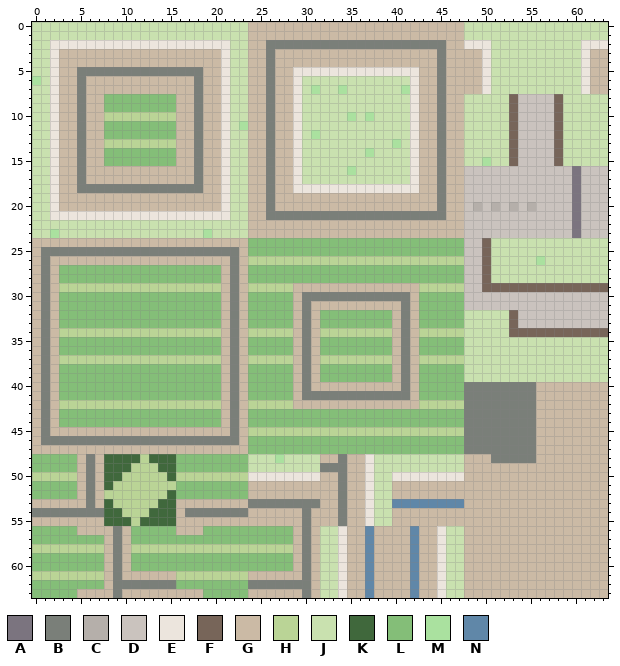
Edited in one commit: pixel-art sprite (res/tiles_act2p2.png). Above is the file before it was changed.
The file is 64x64 pixels.
Palette (. is transparent): A #7b747f  B #7a7f79  C #b5afaa  D #cac3be  E #ece5dd  F #776559  G #cbbaa5  H #bad496  J #c9e1af  K #40683c  L #84be78  M #aae19f  N #6087a8
Pixels before, first column x 0:
 0 JJJJJJJJJJJJJJJJJJJJJJJJGGGGGGGGGGGGGGGGGGGGGGGGJJJJJJJJJJJJJJJJ
 1 JJJJJJJJJJJJJJJJJJJJJJJJGGGGGGGGGGGGGGGGGGGGGGGGJJJJJJJJJJJJJJJJ
 2 JJEEEEEEEEEEEEEEEEEEEEJJGGBBBBBBBBBBBBBBBBBBBBGGEEEJJJJJJJJJJEEE
 3 JJEGGGGGGGGGGGGGGGGGGEJJGGBGGGGGGGGGGGGGGGGGGBGGGGEJJJJJJJJJJEGG
 4 JJEGGGGGGGGGGGGGGGGGGEJJGGBGGGGGGGGGGGGGGGGGGBGGGGEJJJJJJJJJJEGG
 5 JJEGGBBBBBBBBBBBBBBGGEJJGGBGGEEEEEEEEEEEEEEGGBGGGGEJJJJJJJJJJEGG
 6 MJEGGBGGGGGGGGGGGGBGGEJJGGBGGEJJJJJJJJJJJJEGGBGGGGEJJJJJJJJJJEGG
 7 JJEGGBGGGGGGGGGGGGBGGEJJGGBGGEJMJJMJJJJJJMEGGBGGGGEJJJJJJJJJJEGG
 8 JJEGGBGGLLLLLLLLGGBGGEJJGGBGGEJJJJJJJJJJJJEGGBGGJJJJJFDDDDFJJJJJ
 9 JJEGGBGGLLLLLLLLGGBGGEJJGGBGGEJJJJJJJJJJJJEGGBGGJJJJJFDDDDFJJJJJ
10 JJEGGBGGHHHHHHHHGGBGGEJJGGBGGEJJJJJMJMJJJJEGGBGGJJJJJFDDDDFJJJJJ
11 JJEGGBGGLLLLLLLLGGBGGEJMGGBGGEJJJJJJJJJJJJEGGBGGJJJJJFDDDDFJJJJJ
12 JJEGGBGGLLLLLLLLGGBGGEJJGGBGGEJMJJJJJJJJJJEGGBGGJJJJJFDDDDFJJJJJ
13 JJEGGBGGHHHHHHHHGGBGGEJJGGBGGEJJJJJJJJJJMJEGGBGGJJJJJFDDDDFJJJJJ
14 JJEGGBGGLLLLLLLLGGBGGEJJGGBGGEJJJJJJJMJJJJEGGBGGJJJJJFDDDDFJJJJJ
15 JJEGGBGGLLLLLLLLGGBGGEJJGGBGGEJJJJJJJJJJJJEGGBGGJJMJJFDDDDFJJJJJ
16 JJEGGBGGGGGGGGGGGGBGGEJJGGBGGEJJJJJMJJJJJJEGGBGGDDDDDDDDDDDDADDD
17 JJEGGBGGGGGGGGGGGGBGGEJJGGBGGEJJJJJJJJJJJJEGGBGGDDDDDDDDDDDDADDD
18 JJEGGBBBBBBBBBBBBBBGGEJJGGBGGEEEEEEEEEEEEEEGGBGGDDDDDDDDDDDDADDD
19 JJEGGGGGGGGGGGGGGGGGGEJJGGBGGGGGGGGGGGGGGGGGGBGGDDDDDDDDDDDDADDD
20 JJEGGGGGGGGGGGGGGGGGGEJJGGBGGGGGGGGGGGGGGGGGGBGGDCDCDCDCDDDDADDD
21 JJEEEEEEEEEEEEEEEEEEEEJJGGBBBBBBBBBBBBBBBBBBBBGGDDDDDDDDDDDDADDD
22 JJJJJJJJJJJJJJJJJJJJJJJJGGGGGGGGGGGGGGGGGGGGGGGGDDDDDDDDDDDDADDD
23 JJMJJJJJJJJJJJJJJJJMJJJJGGGGGGGGGGGGGGGGGGGGGGGGDDDDDDDDDDDDADDD
24 GGGGGGGGGGGGGGGGGGGGGGGGLLLLLLLLLLLLLLLLLLLLLLLLDDFJJJJJJJJJJJJJ
25 GBBBBBBBBBBBBBBBBBBBBBBGLLLLLLLLLLLLLLLLLLLLLLLLDDFJJJJJJJJJJJJJ
26 GBGGGGGGGGGGGGGGGGGGGGBGHHHHHHHHHHHHHHHHHHHHHHHHDDFJJJJJMJJJJJJJ
27 GBGLLLLLLLLLLLLLLLLLLGBGLLLLLLLLLLLLLLLLLLLLLLLLDDFJJJJJJJJJJJJJ
28 GBGLLLLLLLLLLLLLLLLLLGBGLLLLLLLLLLLLLLLLLLLLLLLLDDFJJJJJJJJJJJJJ
29 GBGHHHHHHHHHHHHHHHHHHGBGHHHHHGGGGGGGGGGGGGGHHHHHDDFFFFFFFFFFFFFF
30 GBGLLLLLLLLLLLLLLLLLLGBGLLLLLGBBBBBBBBBBBBGLLLLLDDDDDDDDDDDDDDDD
31 GBGLLLLLLLLLLLLLLLLLLGBGLLLLLGBGGGGGGGGGGBGLLLLLDDDDDDDDDDDDDDDD
32 GBGLLLLLLLLLLLLLLLLLLGBGLLLLLGBGLLLLLLLLGBGLLLLLJJJJJFDDDDDDDDDD
33 GBGLLLLLLLLLLLLLLLLLLGBGLLLLLGBGLLLLLLLLGBGLLLLLJJJJJFDDDDDDDDDD
34 GBGHHHHHHHHHHHHHHHHHHGBGHHHHHGBGHHHHHHHHGBGHHHHHJJJJJFFFFFFFFFFF
35 GBGLLLLLLLLLLLLLLLLLLGBGLLLLLGBGLLLLLLLLGBGLLLLLJJJJJJJJJJJJJJJJ
36 GBGLLLLLLLLLLLLLLLLLLGBGLLLLLGBGLLLLLLLLGBGLLLLLJJJJJJJJJJJJJJJJ
37 GBGHHHHHHHHHHHHHHHHHHGBGHHHHHGBGHHHHHHHHGBGHHHHHJJJJJJJJJJJJJJJJ
38 GBGLLLLLLLLLLLLLLLLLLGBGLLLLLGBGLLLLLLLLGBGLLLLLJJJJJJJJJJJJJJJJ
39 GBGLLLLLLLLLLLLLLLLLLGBGLLLLLGBGLLLLLLLLGBGLLLLLJJJJJJJJJJJJJJJJ
40 GBGLLLLLLLLLLLLLLLLLLGBGLLLLLGBGGGGGGGGGGBGLLLLLBBBBBBBBGGGGGGGG
41 GBGLLLLLLLLLLLLLLLLLLGBGLLLLLGBBBBBBBBBBBBGLLLLLBBBBBBBBGGGGGGGG
42 GBGHHHHHHHHHHHHHHHHHHGBGHHHHHGGGGGGGGGGGGGGHHHHHBBBBBBBBGGGGGGGG
43 GBGLLLLLLLLLLLLLLLLLLGBGLLLLLLLLLLLLLLLLLLLLLLLLBBBBBBBBGGGGGGGG
44 GBGLLLLLLLLLLLLLLLLLLGBGLLLLLLLLLLLLLLLLLLLLLLLLBBBBBBBBGGGGGGGG
45 GBGGGGGGGGGGGGGGGGGGGGBGHHHHHHHHHHHHHHHHHHHHHHHHBBBBBBBBGGGGGGGG
46 GBBBBBBBBBBBBBBBBBBBBBBGLLLLLLLLLLLLLLLLLLLLLLLLBBBBBBBBGGGGGGGG
47 GGGGGGGGGGGGGGGGGGGGGGGGLLLLLLLLLLLLLLLLLLLLLLLLBBBBBBBBGGGGGGGG
48 LLLLLGBGKKKKHKKKLLLLLLLLJJJMJJJJGGBGGEJJJJJJJJJJGGGBBBBBGGGGGGGG
49 LLLLLGBGKKKHHHKKLLLLLLLLJJJJJJJJBBBGGEJJJJJJJJJJGGGGGGGGGGGGGGGG
50 HHHHHGBGKKHHHHHKHHHHHHHHEEEEEEEEGGBGGEJJEEEEEEEEGGGGGGGGGGGGGGGG
51 LLLLLGBGKHHHHHHHLLLLLLLLGGGGGGGGGGBGGEJJGGGGGGGGGGGGGGGGGGGGGGGG
52 LLLLLGBGHHHHHHHKLLLLLLLLGGGGGGGGGGBGGEJJGGGGGGGGGGGGGGGGGGGGGGGG
53 GGGGGGBGKHHHHHKKGGGGGGGGBBBBBBBBGGBGGEJJNNNNNNNNGGGGGGGGGGGGGGGG
54 BBBBBBBBKKHHHKKKGBBBBBBBGGGGGGBGGGBGGEJJGGGGGGGGGGGGGGGGGGGGGGGG
55 GGGGGGGGKKKHKKKKGGGGGGGGGGGGGGBGGGBGGEJJGGGGGGGGGGGGGGGGGGGGGGGG
56 LLLLLGGGGBGLLLLLGGGLLLLLLLLLLGBGJJEGGNGGGGNGGEJJGGGGGGGGGGGGGGGG
57 LLLLLLLLGBGLLLLLLLLLLLLLLLLLLGBGJJEGGNGGGGNGGEJJGGGGGGGGGGGGGGGG
58 HHHHHHHHGBGHHHHHHHHHHHHHHHHHHGBGJJEGGNGGGGNGGEJJGGGGGGGGGGGGGGGG
59 LLLLLLLLGBGLLLLLLLLLLLLLLLLLLGBGJJEGGNGGGGNGGEJJGGGGGGGGGGGGGGGG
60 LLLLLLLLGBGLLLLLLLLLLLLLLLLLLGBGJJEGGNGGGGNGGEJJGGGGGGGGGGGGGGGG
61 HHHHHHHHGBGGGGGGHHHHHHHHGGGGGGBGJJEGGNGGGGNGGEJJGGGGGGGGGGGGGGGG
62 LLLLLLLLGBBBBBBBLLLLLLLLBBBBBBBGJJEGGNGGGGNGGEJJGGGGGGGGGGGGGGGG
63 LLLLLGGGGBGGGGGGGGGLLLLLGGGGGGBGJJEGGNGGGGNGGEJJGGGGGGGGGGGGGGGG
Now the later version:
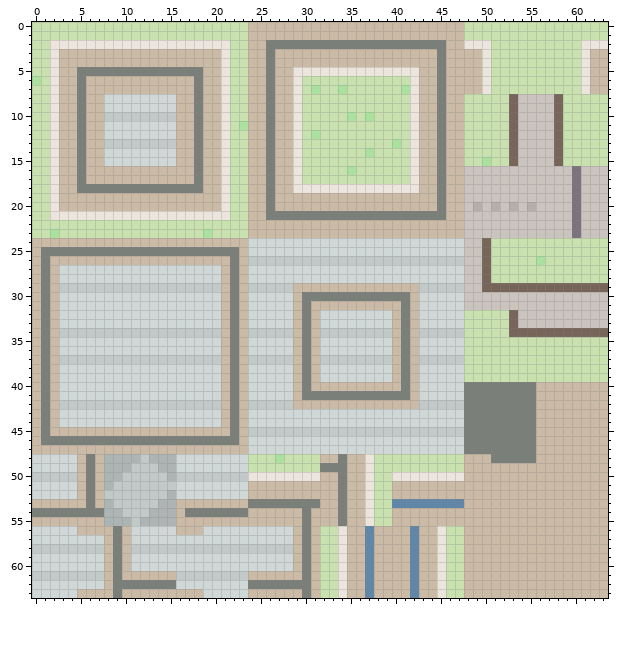
Change:
colour H: #bad496 -> #c2c9c9
colour K: #40683c -> #adb4b4
colour L: #84be78 -> #cfd7d7
Boxes around the changes in both pictures, in picture pixels (x1, y1, x2, y2):
changed: (104, 94, 176, 166)
changed: (32, 238, 464, 598)
